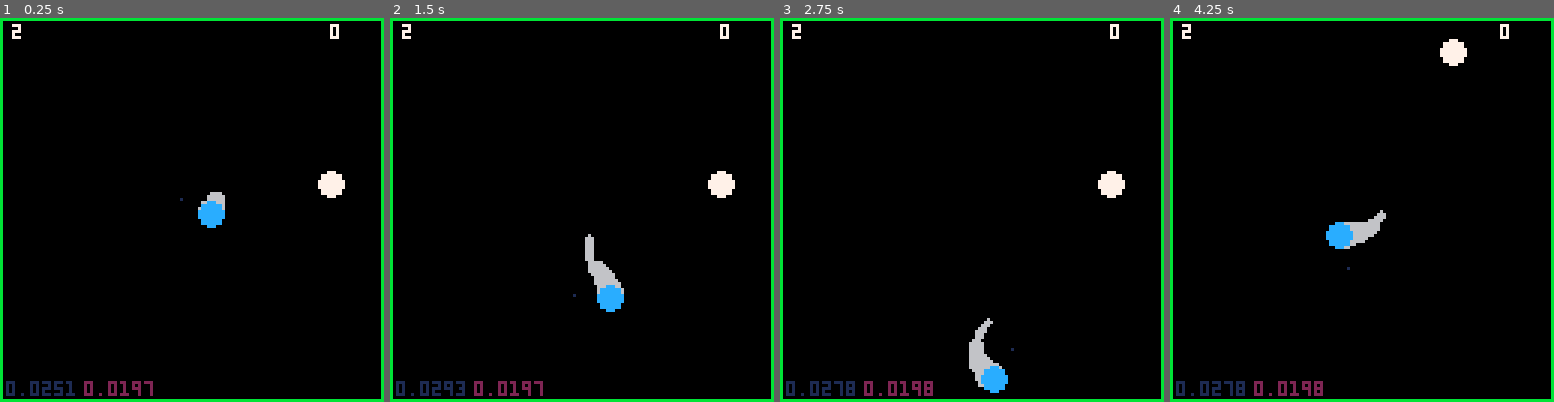
Above: before the commit, frames 1-4 (left to right).
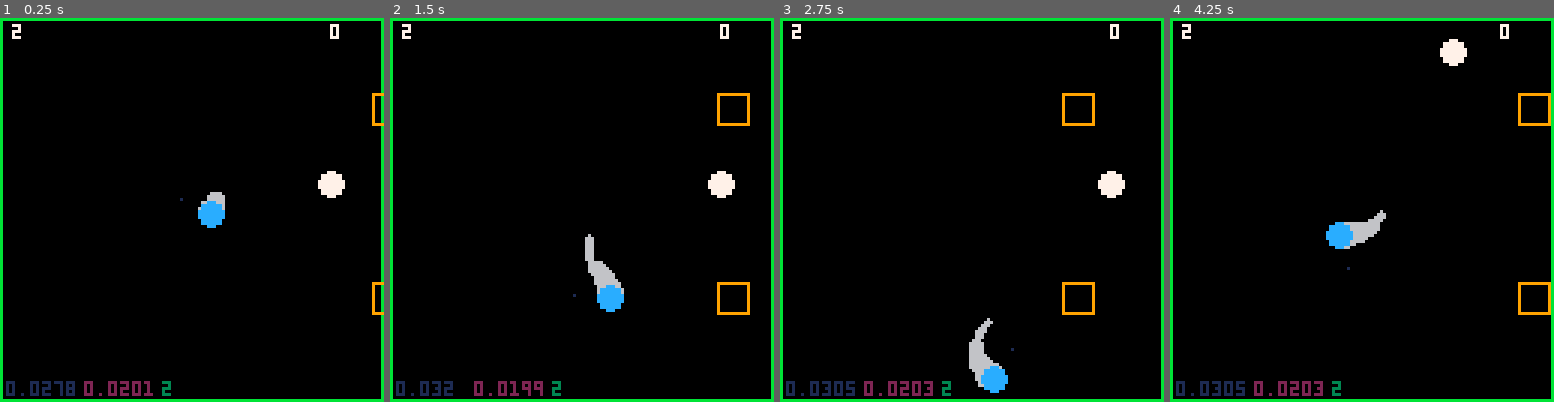
Above: after the commit, the same moments.

Repository: brettski/pico-8
Game: PICO-8 cartridge pivotpico.p8
Two runs of this game, one before a commit and one after it. Both use one fixed random seed, a clock stepped at 60 frames per second and the inputs below.
Inputs:
- Up to frame 1 (0.25 s): no input
- Up to frame 2 (1.5 s): tap X (X key) at 0.33, 1.07 s; tap O (Z key) at 0.7 s
- Up to frame 3 (2.75 s): tap O (Z key) at 1.7, 2.1, 2.5 s; tap X (X key) at 1.85 s
- Up to frame 4 (4.25 s): tap O (Z key) every 0.4 s from 2.9 to 4.1 s; tap X (X key) at 2.97, 4.08 s

The runs differ from the first frame. In frame 1, 0.5% of the frame differs, in the area x 14-100%, y 19-99%; in frame 2, 0.7%; in frame 3, 0.7%, in the area x 10-83%, y 19-99%; in frame 4, 0.7%.

Commit message:
enemy collision

Diff:
--- a/pivotpico.p8
+++ b/pivotpico.p8
@@ -20,6 +20,7 @@
 
 print(stat(1),2,121,1)
 print(stat(2),28,121,2)
+print(#enemy,54,121,3)
 color()
 end
 -->8
@@ -38,11 +39,15 @@
  score=0
  init_player()
  init_pdot()
+ init_enemy()
 
  _upd=function()
   if(btnp(❎)) p.switchdir()
   p:upd()
   pdot:upd()
+  for en in all(enemy) do
+   en:upd()
+  end
  end
 
  _drw=function()
@@ -52,8 +57,10 @@
   print(score,110,2,7)
   rect(0,0,127,127,borderc) --border
   borderc=boardercd
-
   pdot:draw()
+  for en in all(enemy) do
+  	en:draw()
+  end
  end
 end
 
@@ -139,6 +146,30 @@
 	 return t<=0 or r>=127 or b>=127 or l<=0
 	end
 
+	function p:chkenemy()
+	 local pr=self.r
+	 local testx=self.x
+	 local testy=self.y
+		for en in all(enemy) do
+		 --find closest edge
+		 if self.x<en.x then --test left
+		  testx=en.x
+		 elseif self.x>en.x+en.w then --test right
+		  testx=en.x+en.w
+		 end
+		 if self.y<en.y then --test top
+		  testy=en.y
+		 elseif self.y>en.y+en.h then --test bottom
+		  testy=en.y+en.h
+		 end
+		 local distx = self.x-testx
+		 local disty = self.y-testy
+		 if sqrt((distx*distx)+(disty*disty))<=p.r then
+		  game_over()
+		 end
+		end
+	end
+
 	function p:upd()
 	 local a=p.a/360
 	 p.x=p.ox+p.mr*cos(a)
@@ -154,6 +185,7 @@
 	  p.c=8
 	  game_over()
 	 end
+	 p:chkenemy()
 	end
 
 	function p:switchdir()
@@ -225,12 +257,37 @@
 	--_x path
 	--_lr direction
 	--_t type
-	local _x=trny(_lr=="l",128,-8)
-	add(enemy, {
+	local e={
 	 y=_y,
-	 x=_x,
-
-	})
+	 x=trny(_lr=="l",128,-8),
+	 mov=trny(_lr=="l",-0.2,0.2),
+	 w=10,
+	 h=10,
+	 c=9
+	}
+
+	function e:upd()
+	 self.x+=self.mov
+	 if self.x < -50 or self.x > 177 then
+	  del(enemy, self)
+	 end
+	end
+
+	function e:draw()
+	 rect(self.x,
+	 	self.y,
+	 	self.x+self.w,
+	 	self.y+self.h,
+	 	self.c)
+	end
+
+	add(enemy,e)
+end
+
+function init_enemy()
+ enemy={}
+ add_enemy(25,"l",2)
+ add_enemy(88,"l",2)
 
 end
 -->8
